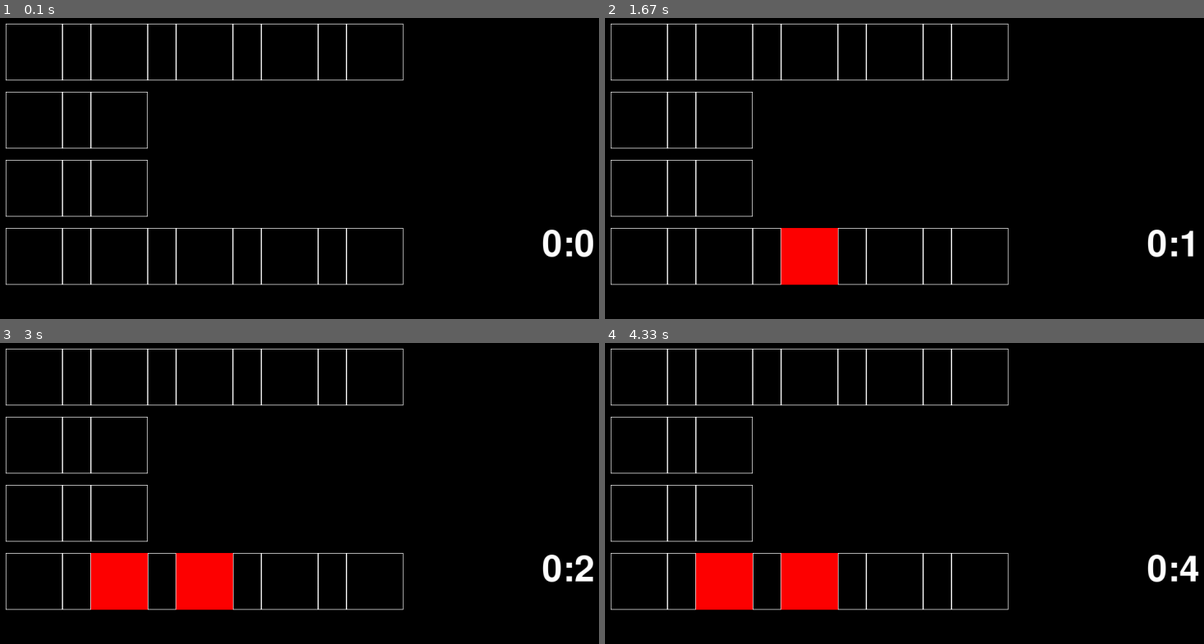
Above: before the commit, frames 1-4 (two rows, left to right).
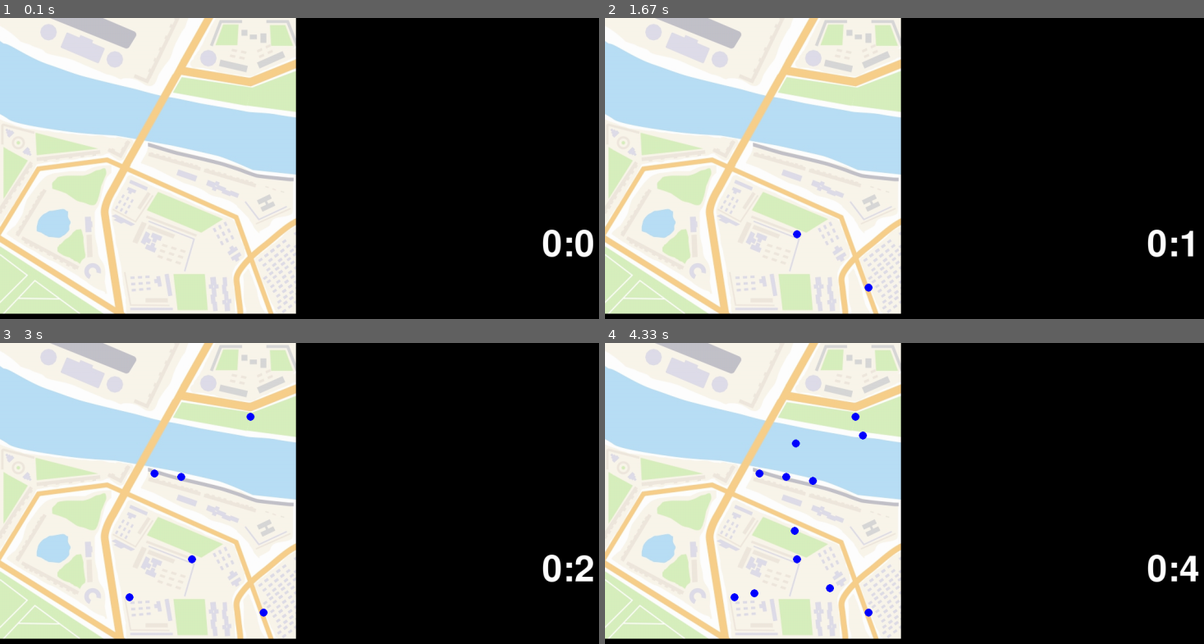
Above: after the commit, the same moments.

Repository: Alicccce/project_pygame
Game: pygame game, started from main.py
The game is run twice, just before and just after one commit, with the same random seed, the same clock (stepped at 60 frames per second) and the same inputs.
Inputs (mouse positions are in pixels of both pictures, inside the frame that each line leads up to):
- Up to frame 1 (0.1 s): no input
- Up to frame 2 (1.67 s): press the mouse at (796, 234) at 0.37 s; move the mouse to (922, 279) at 0.47 s; release the mouse at (outside the picture) at 0.6 s; press the mouse at (796, 234) at 1.2 s; move the mouse to (868, 285) at 1.3 s; release the mouse at (outside the picture) at 1.43 s
- Up to frame 3 (3 s): click (251, 418) at 1.88 s; click (131, 595) at 2.22 s; click (155, 472) at 2.55 s; press the mouse at (155, 472) at 2.87 s; move the mouse to (179, 475) at 2.97 s
- Up to frame 4 (4.33 s): release the mouse at (814, 481) at 3.1 s; press the mouse at (760, 472) at 3.2 s; move the mouse to (754, 592) at 3.3 s; release the mouse at (outside the picture) at 3.43 s; press the mouse at (760, 472) at 3.53 s; move the mouse to (796, 529) at 3.63 s; release the mouse at (832, 586) at 3.77 s; click (796, 442) at 3.88 s; press the mouse at (796, 442) at 4.2 s; move the mouse to (862, 436) at 4.3 s

The runs differ from the first frame. In frame 1, 49% of the frame differs, in the area x 0-68%, y 0-99%; in frame 2, 49%; in frame 3, 49%; in frame 4, 49%.

Commit message:
main_game

Diff:
--- a/Alice.py
+++ b/Alice.py
@@ -1,8 +1,6 @@
 import pygame
 from pandas.core.common import flatten
 import copy
-
-
 
 WHITE = (255, 255, 255)
 BLACK = (0, 0, 0)
@@ -19,14 +17,11 @@
 }
 
 
-
-
-
 class Board:
     def __init__(self, cell_size_y, name, surf):
         self.width = 5
         self.height = 4
-        self.board =  copy.deepcopy(LEVEL[name])
+        self.board = copy.deepcopy(LEVEL[name])
         self.left = 10
         self.top = 10
         self.cell_size = cell_size_y  # размер больших квадратов
@@ -126,7 +121,6 @@
             pygame.draw.rect(self.surf, (self.inact_color), (x, y, self.width, self.height))
 
 
-
 def restart(surf):
     game_one(surf)
 
--- a/main.py
+++ b/main.py
@@ -4,4 +4,4 @@
 
 
 screen = pygame.display.set_mode((1300, 750))
-game_one(screen)
+game_two(screen)
